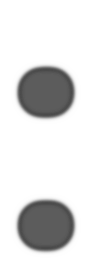
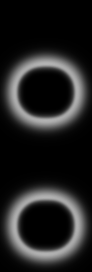
Layers edited between the first and the second (92, 272) image:
showed "Layer 2" over (x1=0, y1=0, x2=92, y2=272)